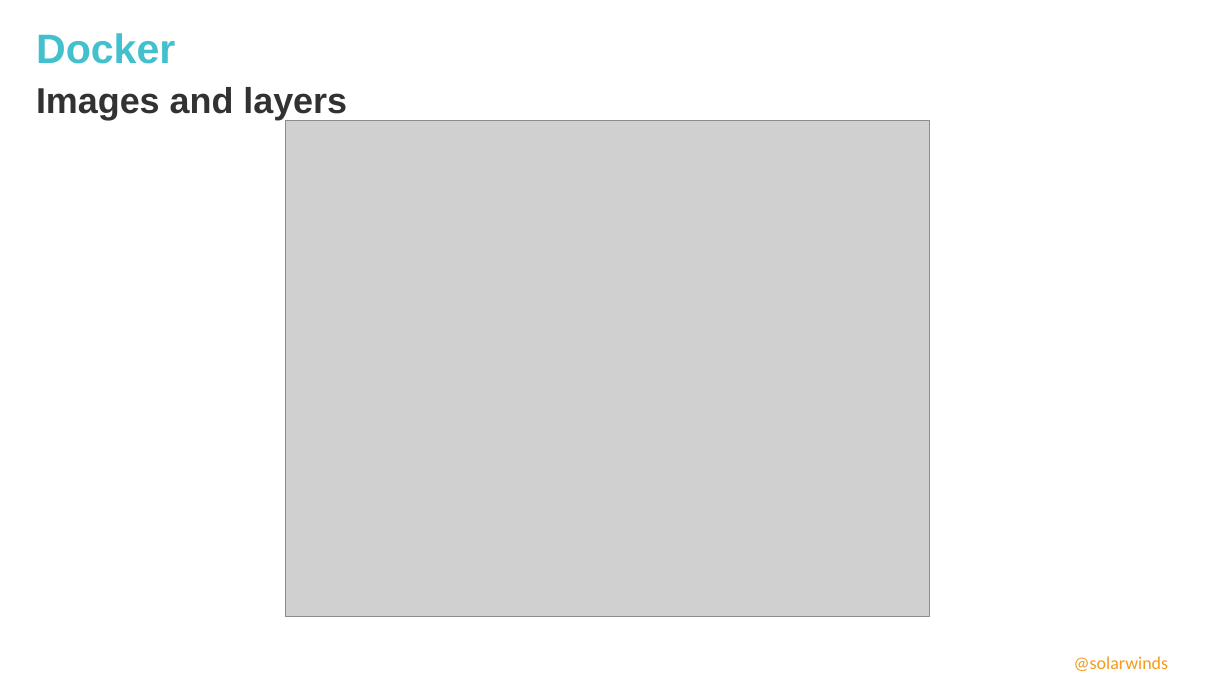
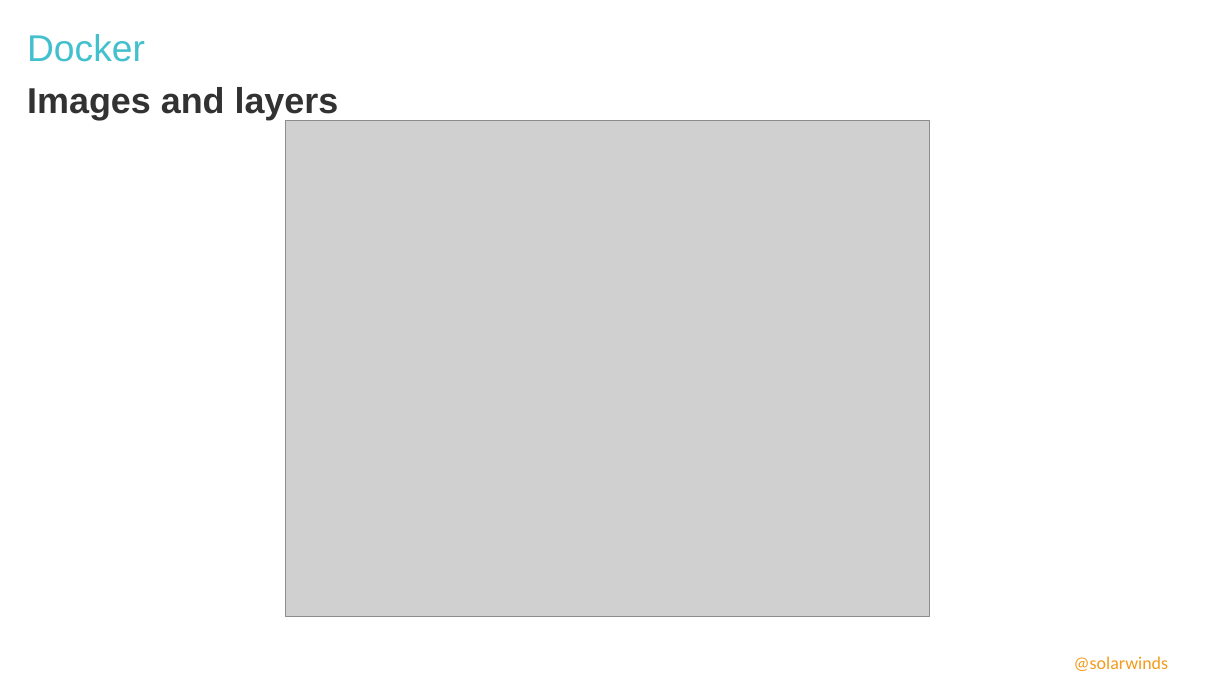
Before and after one commit to ivoklimsa/DockerVSB, a slide deck: slide 12 of ppt/DockerWorkshopVSB.pptx. Drawn at 1232x693 pixels with LibreOffice and Linux fonts; fonts in the diff are those of the drawing; grey boxes stand for pictures; background and template pictures are left out. Boxes give left, top, right and bottom in pixels: in the first picture for what was removed or moved away, otherwise in the second. Text is boxed around its words. In the diff, an @@ line names an element or a change of style, - is before the commit and + after.

```diff
--- a/ppt/DockerWorkshopVSB.pptx
+++ b/ppt/DockerWorkshopVSB.pptx
@@ title "Docker" moved from (x1=36, y1=33, x2=175, y2=64) to (x1=27, y1=34, x2=145, y2=62) @@
@@ title "Docker" at (x1=27, y1=34, x2=145, y2=62): size 32 to 29 pt, bold off @@
@@ text "Images and layers" moved from (x1=36, y1=87, x2=347, y2=120) to (x1=27, y1=87, x2=339, y2=120) @@
```
Also in this commit, not shown: 14 other slides changed.
